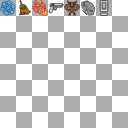
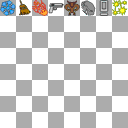
Revision of a layered 128 × 128 image; what changed, layer by layer:
added layer "laser-sparks.png" above "shotgun.png" over (112, 0, 128, 16)
